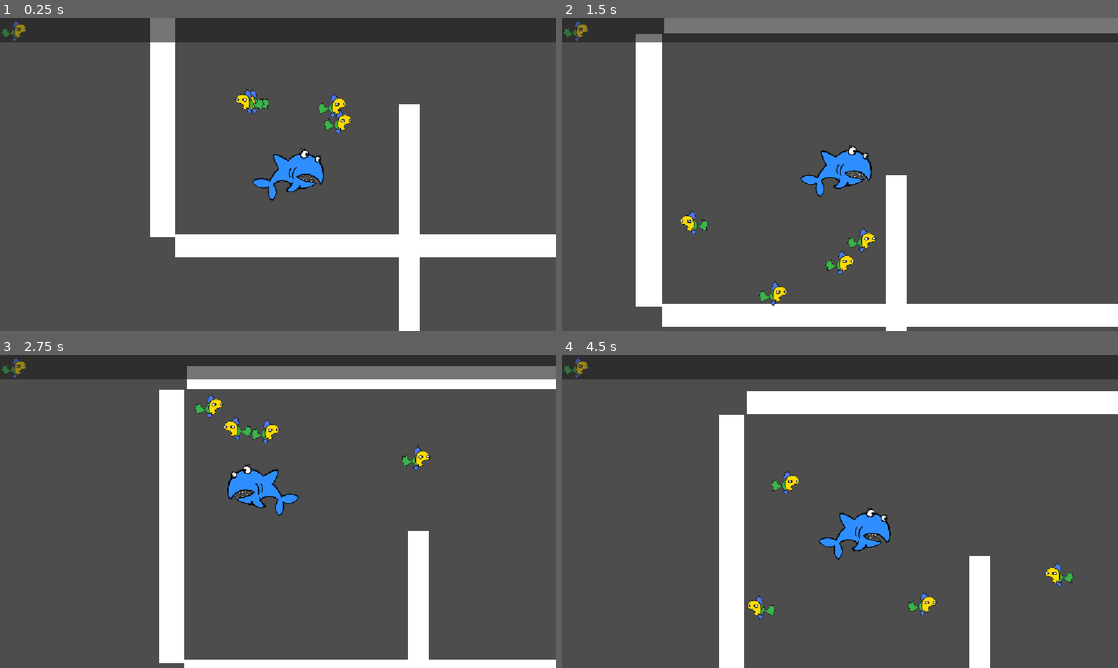
Above: before the commit, frames 1-4 (two rows, left to right).
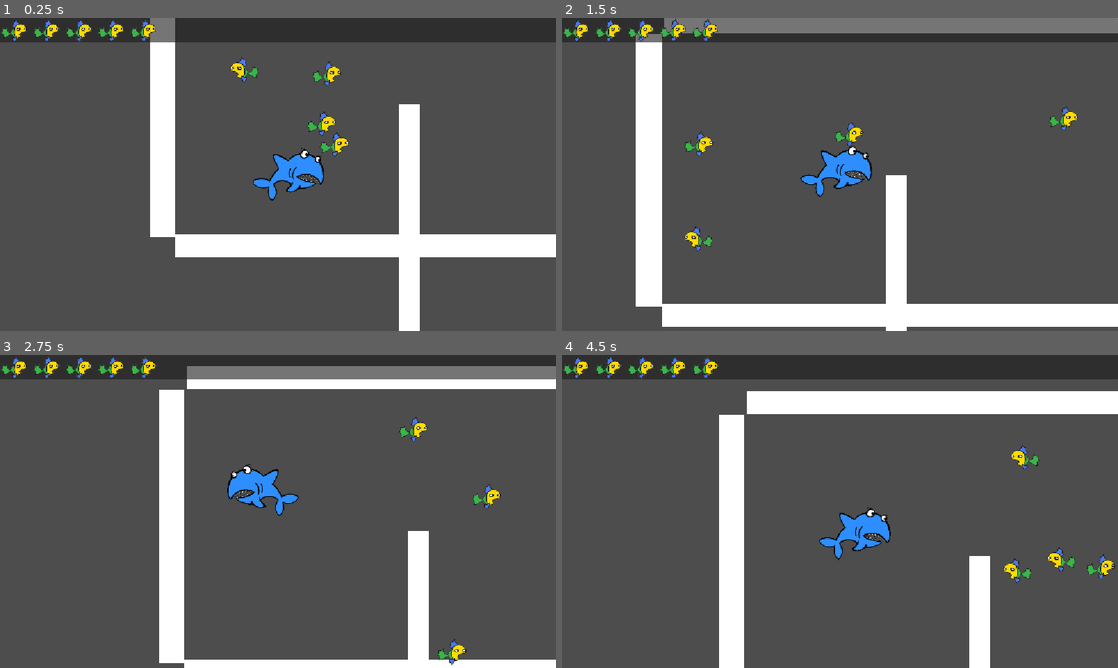
Above: after the commit, the same moments.

Repository: ParmindSane/SharksDinner
Game: Godot game, scene res://niveles/nivel.tscn
Two runs of this game, one before a commit and one after it. Both use one fixed random seed, a clock stepped at 60 frames per second and the inputs below.
Inputs:
- Up to frame 1 (0.25 s): no input
- Up to frame 2 (1.5 s): tap Enter (ui_accept) at 0.5, 0.77 s; hold Up (ui_up) 0.53-1.28 s; hold Down (ui_down) from 1.28 s (still down)
- Up to frame 3 (2.75 s): tap Enter (ui_accept) at 1.52 s; release Down (ui_down) at 2.03 s; hold Up (ui_up) from 2.03 s (still down)
- Up to frame 4 (4.5 s): tap Enter (ui_accept) at 3.02, 3.77 s; release Up (ui_up) at 3.53 s; hold Down (ui_down) from 3.53 s (still down)

The runs differ from the first frame. In frame 1, 1.8% of the frame differs, in the area x 0-64%, y 0-45%; in frame 2, 2.0%, in the area x 0-93%, y 0-93%; in frame 3, 1.8%; in frame 4, 1.9%.

Commit message:
clase fish separada

Diff:
--- /dev/null
+++ b/UI/antojo.gd
@@ -0,0 +1,5 @@
+class_name Antojo
+extends Resource
+
+@export var cantidad: int = 1
+@export var spawner: NodePath
--- /dev/null
+++ b/UI/antojos.gd
@@ -0,0 +1,34 @@
+class_name Antojos
+extends Container
+
+@export var antojos: Array[Antojo]
+
+@onready var antojoRef: TextureRect = $HBoxContainer/Antojo
+var antojosNodes: Array
+
+func _ready():
+	for a in antojos:
+		var s: Spawner = get_node(a.spawner)
+		var si: Comestible = s.spawneable.instantiate()
+		var icon = si.icon
+		antojosNodes.push_back([TextureRect])
+
+		for i in range(a.cantidad):
+			var a2: TextureRect = antojoRef.duplicate()
+
+			a2.texture = icon
+
+			antojoRef.add_sibling(a2)
+			antojosNodes[antojos.find(a)].push_back(a2)
+
+	antojoRef.hide()
+
+
+func setComido(b: bool):
+	for a in antojosNodes:
+		if a.self_modulate != Color(1.0, 1.0, 1.0, 1.0):
+			if !b:
+				self_modulate = Color(1.0, 1.0, 1.0, 0.5)
+			else:
+				self_modulate = Color(1.0, 1.0, 1.0, 1.0)
+			return
--- a/comestibles/comestible.gd
+++ b/comestibles/comestible.gd
@@ -3,9 +3,9 @@
 
 @export var speed: Vector2
 @export var speedMargen: Vector2
-@export var speedVenenoso: Vector2
+var dirInicial: Vector2
 
-@export var veneno := 0
+@export var damage := 0
 
 @onready var sprite := $AnimatedSprite2D
 @export var icon: Texture2D
@@ -18,56 +18,39 @@
 			a.enBocado.connect(enBoca)
 			a.mordido.connect(mordido)
 
-	if veneno > 0:
-		speed = speedVenenoso
-
-	var dir = [-1, +1]
-	var dX = dir.pick_random()
-	var dY = dir.pick_random()
-	velocity = getNewVel() * Vector2(dX, dY)
-
-	if dX < 0:
+	dirInicial = getRandomDir()
+	velocity = dirInicial
+	if dirInicial.x < 0:
 		scale.x *= -1
 
 
-func _physics_process(_delta):
-	var col := move_and_collide(velocity * _delta)
+signal s_enBoca(refe: Comestible)
+func enBoca():
+	s_enBoca.emit(self)
 
-	if col:
-		choque(col)
+	if damage > 0:
+		getPlayer().vomitar()
+		morir()
 
 
-func getNewVel():
-	var mX = randf_range(-speedMargen.x, +speedMargen.x)
-	var mY = randf_range(-speedMargen.y, +speedMargen.y)
-	return Vector2(speed + Vector2(mX, mY))
+signal s_mordido(refe: Comestible)
+func mordido():
+	s_mordido.emit(self)
+
+	morir()
 
 
-func choque(_c: KinematicCollision2D):
-	rebotar(_c)
+signal s_morir(refe: Comestible)
+func morir():
+	s_morir.emit(self)
 
-func rebotar(_c: KinematicCollision2D):
-	var n = _c.get_normal()
-	var dir = sign(velocity.bounce(n))
-	var pDir = sign(velocity)
-
-	velocity = dir * getNewVel()
-
-	if dir.x != pDir.x:
-		scale.x *= -1
-
-
-func enBoca():
-	if veneno > 0:
-		getPlayer().enfermar()
-		morir()
-
-func mordido():
-	morir()
-
-func morir():
 	queue_free()
 
 
 func getPlayer() -> Shark:
 	return get_tree().get_first_node_in_group("Shark")
+
+
+func getRandomDir() -> Vector2:
+	var dir = [-1, +1]
+	return Vector2(dir.pick_random(), dir.pick_random())
--- a/comestibles/fish/fish.gd
+++ b/comestibles/fish/fish.gd
@@ -1,3 +1,42 @@
 @icon("res://comestibles/fish/assets/fish.png")
 class_name Fish
 extends Comestible
+
+func _ready():
+	super()
+
+	velocity *= getNewVel()
+
+
+func _physics_process(_delta):
+	var col := move_and_collide(velocity * _delta)
+
+	if col:
+		choque(col)
+
+
+func getNewVel() -> Vector2:
+	var mX = randf_range(-speedMargen.x, +speedMargen.x)
+	var mY = randf_range(-speedMargen.y, +speedMargen.y)
+	return speed + Vector2(mX, mY)
+
+
+signal s_choque(refe: Comestible)
+func choque(_c: KinematicCollision2D):
+	s_choque.emit(self)
+
+	rebotar(_c)
+
+
+signal s_rebotar(refe: Comestible)
+func rebotar(_c: KinematicCollision2D):
+	s_rebotar.emit(self)
+
+	var n = _c.get_normal()
+	var dir = sign(velocity.bounce(n))
+	var pDir = sign(velocity)
+
+	velocity = dir * getNewVel()
+
+	if dir.x != pDir.x:
+		scale.x *= -1
--- a/comestibles/fish/fish.tscn
+++ b/comestibles/fish/fish.tscn
@@ -13,7 +13,6 @@
 script = ExtResource("2_ifpkl")
 speed = Vector2(500, 400)
 speedMargen = Vector2(100, 100)
-speedVenenoso = Vector2(700, 600)
 
 [node name="CollisionShape2D" parent="." index="0" unique_id=1233890505]
 position = Vector2(16, 4)
--- a/niveles/antojo.gd
+++ /dev/null
@@ -1,24 +0,0 @@
-class_name Antojo
-extends TextureRect
-
-@export var cantidad: int = 0
-@export var spawner: Spawner
-var comestible: Comestible
-
-var comido: bool = false
-
-func _ready():
-	var c = spawner.spawneable
-	comestible = c.instantiate()
-	texture = comestible.icon
-
-	setComido(false)
-
-
-func setComido(b: bool):
-	comido = b
-
-	if !comido:
-		self_modulate = Color(1.0, 1.0, 1.0, 0.5)
-	else:
-		self_modulate = Color(1.0, 1.0, 1.0, 1.0)
--- a/niveles/antojo.tscn
+++ /dev/null
@@ -1,13 +0,0 @@
-[gd_scene format=3 uid="uid://7abldylbkhvb"]
-
-[ext_resource type="Script" uid="uid://b4okubtbis7oi" path="res://niveles/antojo.gd" id="2_l8g4b"]
-
-[node name="Antojo" type="TextureRect" unique_id=495739531]
-anchors_preset = 15
-anchor_right = 1.0
-anchor_bottom = 1.0
-grow_horizontal = 2
-grow_vertical = 2
-expand_mode = 3
-stretch_mode = 5
-script = ExtResource("2_l8g4b")
--- a/niveles/nivel.tscn
+++ b/niveles/nivel.tscn
@@ -3,8 +3,15 @@
 [ext_resource type="PackedScene" uid="uid://cni0ebq487ep6" path="res://shark/shark.tscn" id="1_7pk3x"]
 [ext_resource type="PackedScene" uid="uid://dpd13gkjceonr" path="res://comestibles/fish/fish.tscn" id="1_fworp"]
 [ext_resource type="Script" uid="uid://brmjujomwys1" path="res://niveles/nivel.gd" id="1_k5cxp"]
-[ext_resource type="PackedScene" uid="uid://7abldylbkhvb" path="res://niveles/antojo.tscn" id="2_l3kkx"]
+[ext_resource type="Script" uid="uid://b4okubtbis7oi" path="res://UI/antojos.gd" id="2_l3kkx"]
+[ext_resource type="Script" uid="uid://gv4acos0n0m2" path="res://UI/antojo.gd" id="3_4vuwg"]
 [ext_resource type="Script" uid="uid://cifkavgwnjmaj" path="res://niveles/spawner.gd" id="5_l3kkx"]
+
+[sub_resource type="Resource" id="Resource_4vuwg"]
+script = ExtResource("3_4vuwg")
+cantidad = 5
+spawner = NodePath("../../../Peces/Spawner")
+metadata/_custom_type_script = "uid://gv4acos0n0m2"
 
 [sub_resource type="RectangleShape2D" id="RectangleShape2D_qe4n8"]
 size = Vector2(51, 662)
@@ -13,7 +20,7 @@
 size = Vector2(51, 1161)
 
 [sub_resource type="RectangleShape2D" id="RectangleShape2D_sau36"]
-size = Vector2(257, 213)
+size = Vector2(530.5, 641.5)
 
 [node name="nivel" type="Node2D" unique_id=292550123 node_paths=PackedStringArray("antojosContainer")]
 script = ExtResource("1_k5cxp")
@@ -36,14 +43,17 @@
 anchors_preset = 10
 anchor_right = 1.0
 grow_horizontal = 2
+script = ExtResource("2_l3kkx")
+antojos = Array[ExtResource("3_4vuwg")]([SubResource("Resource_4vuwg")])
 
 [node name="HBoxContainer" type="HBoxContainer" parent="UI/Control/Antojos" unique_id=1892175212]
 layout_mode = 2
 theme_override_constants/separation = 10
 
-[node name="Antojo" parent="UI/Control/Antojos/HBoxContainer" unique_id=495739531 node_paths=PackedStringArray("spawner") instance=ExtResource("2_l3kkx")]
+[node name="Antojo" type="TextureRect" parent="UI/Control/Antojos/HBoxContainer" unique_id=1483122987]
 layout_mode = 2
-spawner = NodePath("../../../../../Peces/Spawner")
+expand_mode = 3
+stretch_mode = 5
 
 [node name="Escenario" type="Node2D" parent="." unique_id=1239266727]
 
@@ -167,7 +177,7 @@
 [node name="Peces" type="Node2D" parent="." unique_id=50292571]
 
 [node name="Spawner" type="CollisionShape2D" parent="Peces" unique_id=895851567]
-position = Vector2(281, 265)
+position = Vector2(272.75, 319.75)
 shape = SubResource("RectangleShape2D_sau36")
 script = ExtResource("5_l3kkx")
 spawneable = ExtResource("1_fworp")
--- a/niveles/spawner.gd
+++ b/niveles/spawner.gd
@@ -6,9 +6,15 @@
 
 @onready var random := RandomNumberGenerator.new()
 
-signal comido(refe)
-
 func _process(delta):
 	if get_children().size() < maxCantidad:
-		var s = spawneable.instantiate()
+		var s: Comestible = spawneable.instantiate()
+
+		s.s_morir.connect(pezMuerto.bind(s))
+
 		add_child(s)
+
+
+signal s_pezMuerto(refe: Comestible)
+func pezMuerto(refe: Comestible):
+	s_pezMuerto.emit(refe)
--- a/shark/shark.gd
+++ b/shark/shark.gd
@@ -1,3 +1,4 @@
+@icon("res://shark/assets/shark.png")
 class_name Shark
 extends CharacterBody2D
 
@@ -96,5 +97,5 @@
 	print(_a.morder)
 	_a.morder()
 
-func enfermar():
+func vomitar():
 	estado = estados.enfermo
Not shown, added: UI/antojo.gd.uid
Renamed: niveles/antojo.gd.uid -> UI/antojos.gd.uid
Renamed: UI/title.png -> UI/assets/title.png
Not shown, changed: UI/assets/title.png.import
Renamed: UI/underwater.png -> niveles/assets/underwater.png
Not shown, changed: niveles/assets/underwater.png.import
